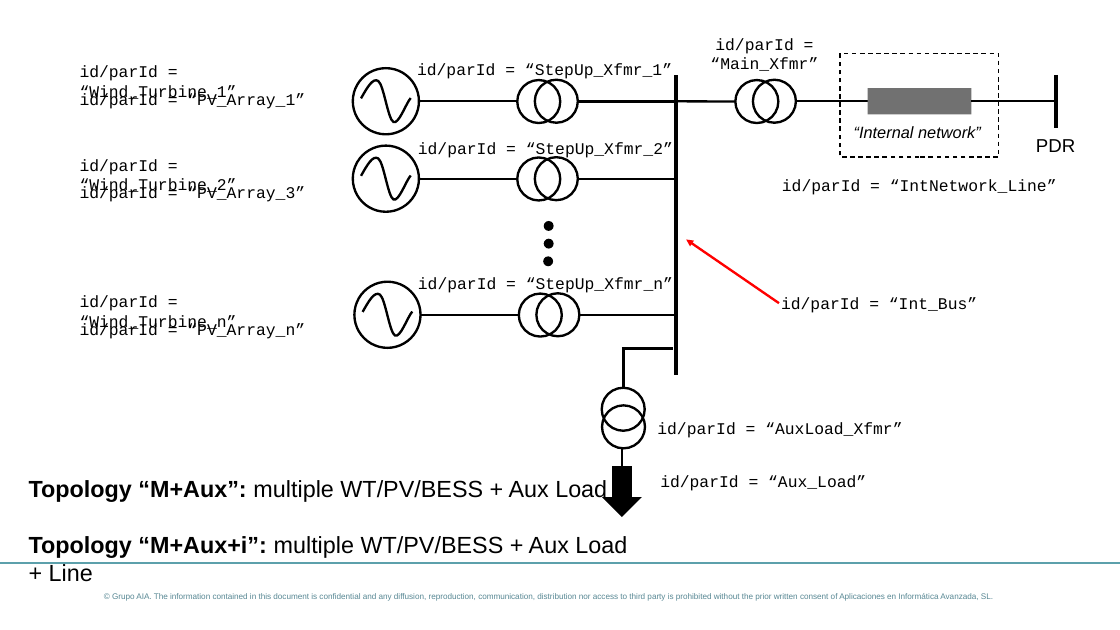
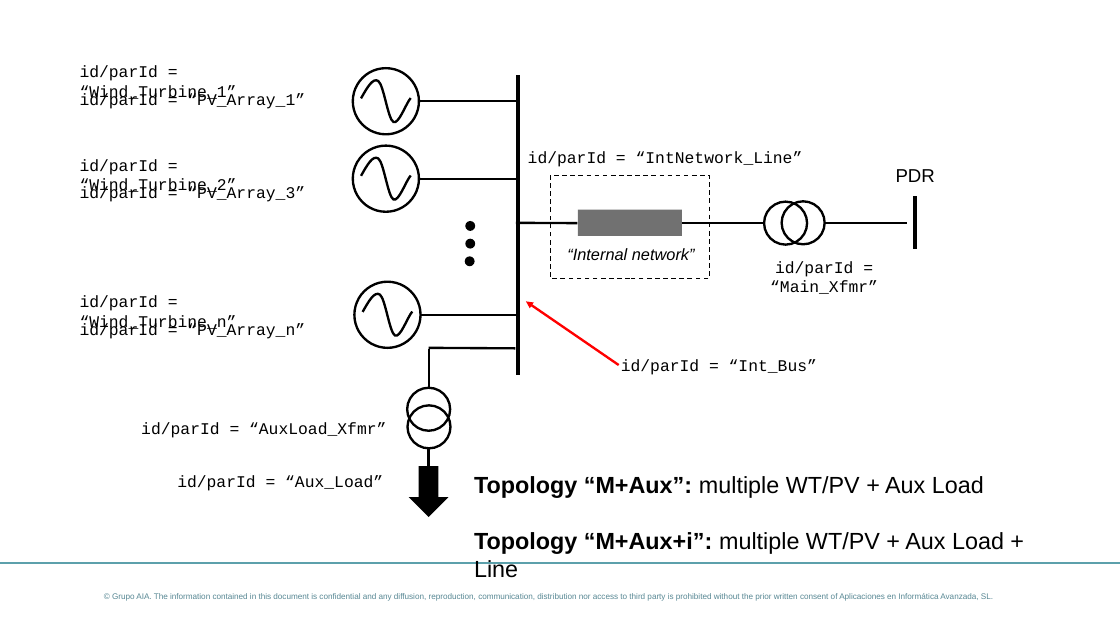
Before and after one commit to dynawo/dyn-grid-compliance-verification, a slide deck: slide 5 of docs/initialization/topology_catalog.pptx. Drawn at 1120x630 pixels with LibreOffice and Linux fonts; fonts in the diff are those of the drawing; background and template pictures are left out. Boxes give left, top, right and bottom in pixels: in the first picture for what was removed or moved away, otherwise in the second. Text is boxed around its words. In the diff, an @@ line names an element or a change of style, - is before the commit and + after.

```diff
--- a/docs/initialization/topology_catalog.pptx
+++ b/docs/initialization/topology_catalog.pptx
@@ text removed at <box>417,63,672,80</box> @@
-id/parId = “StepUp_Xfmr_1”
@@ line moved from (676, 75) - (676, 376) to (518, 75) - (518, 376) @@
@@ ellipse removed at <box>518,80,560,123</box> @@
@@ ellipse removed at <box>535,80,578,123</box> @@
@@ line removed from (579, 102) to (676, 102) @@
@@ text removed at <box>418,142,673,158</box> @@
-id/parId = “StepUp_Xfmr_2”
@@ text "id/parId = “IntNetwork_Line”": place and size @@
-text "id/parId = “IntNetwork_Line”" at <box>782,179,1057,195</box>
+text "id/parId = “IntNetwork_Line”" at <box>528,151,803,167</box>
@@ ellipse removed at <box>518,158,560,201</box> @@
@@ ellipse removed at <box>535,157,578,200</box> @@
@@ line removed from (579, 179) to (676, 179) @@
@@ text "PDR": place and size @@
-text "PDR" at <box>1036,139,1075,152</box>
+text "PDR" at <box>896,169,935,182</box>
@@ ellipse: place and size @@
-ellipse at <box>735,80,778,123</box>
+ellipse at <box>765,202,807,245</box>
@@ ellipse: place and size @@
-ellipse at <box>753,80,796,123</box>
+ellipse at <box>782,202,825,245</box>
@@ line moved from (1056, 75) - (1056, 128) to (916, 197) - (916, 250) @@
@@ line moved from (674, 102) - (735, 102) to (516, 223) - (577, 223) @@
@@ 2 rectangles, 1 line: place and size @@
-2 rectangles, 1 line at <box>840,54,1054,157</box>
+2 rectangles, 1 line at <box>550,176,765,279</box>
@@ line moved from (797, 102) - (868, 102) to (825, 223) - (907, 223) @@
@@ 3 ellipses: place and size @@
-3 ellipses at <box>544,221,554,266</box>
+3 ellipses at <box>465,221,476,266</box>
@@ text "“Internal network”": place and size @@
-text "“Internal network”" at <box>854,126,981,138</box>
+text "“Internal network”" at <box>567,248,695,260</box>
@@ text "id/parId = “Main_Xfmr”": place and size @@
-text "id/parId = “Main_Xfmr”" at <box>710,38,818,71</box>
+text "id/parId = “Main_Xfmr”" at <box>770,261,878,294</box>
@@ text removed at <box>418,277,673,294</box> @@
-id/parId = “StepUp_Xfmr_n”
@@ ellipse removed at <box>519,294,562,337</box> @@
@@ ellipse removed at <box>537,293,580,336</box> @@
@@ arrow moved from (779, 303) - (686, 239) to (619, 365) - (526, 302) @@
@@ line removed from (581, 315) to (678, 315) @@
@@ line moved from (622, 349) - (674, 349) to (429, 348) - (516, 349) @@
@@ text "id/parId = “Int_Bus”": place and size @@
-text "id/parId = “Int_Bus”" at <box>781,297,977,313</box>
+text "id/parId = “Int_Bus”" at <box>621,359,817,375</box>
@@ text "id/parId = “AuxLoad_Xfmr”": place and size @@
-text "id/parId = “AuxLoad_Xfmr”" at <box>657,422,902,438</box>
+text "id/parId = “AuxLoad_Xfmr”" at <box>141,422,386,438</box>
@@ 2 lines, 2 ellipses, 1 down arrow: place and size @@
-2 lines, 2 ellipses, 1 down arrow at <box>602,349,645,518</box>
+2 lines, 2 ellipses, 1 down arrow at <box>408,349,450,518</box>
@@ text "id/parId = “Aux_Load”": place and size @@
-text "id/parId = “Aux_Load”" at <box>660,475,866,491</box>
+text "id/parId = “Aux_Load”" at <box>177,475,383,491</box>
@@ text at <box>474,476,1004,554</box>: text changed @@
-Topology “M+Aux”: multiple WT/PV/BESS + Aux Load
-Topology “M+Aux+i”: multiple WT/PV/BESS + Aux Load + Line
+Topology “M+Aux”: multiple WT/PV + Aux Load
+Topology “M+Aux+i”: multiple WT/PV + Aux Load + Line
```
Also in this commit, not shown: 5 other slides changed, 12 other files.
